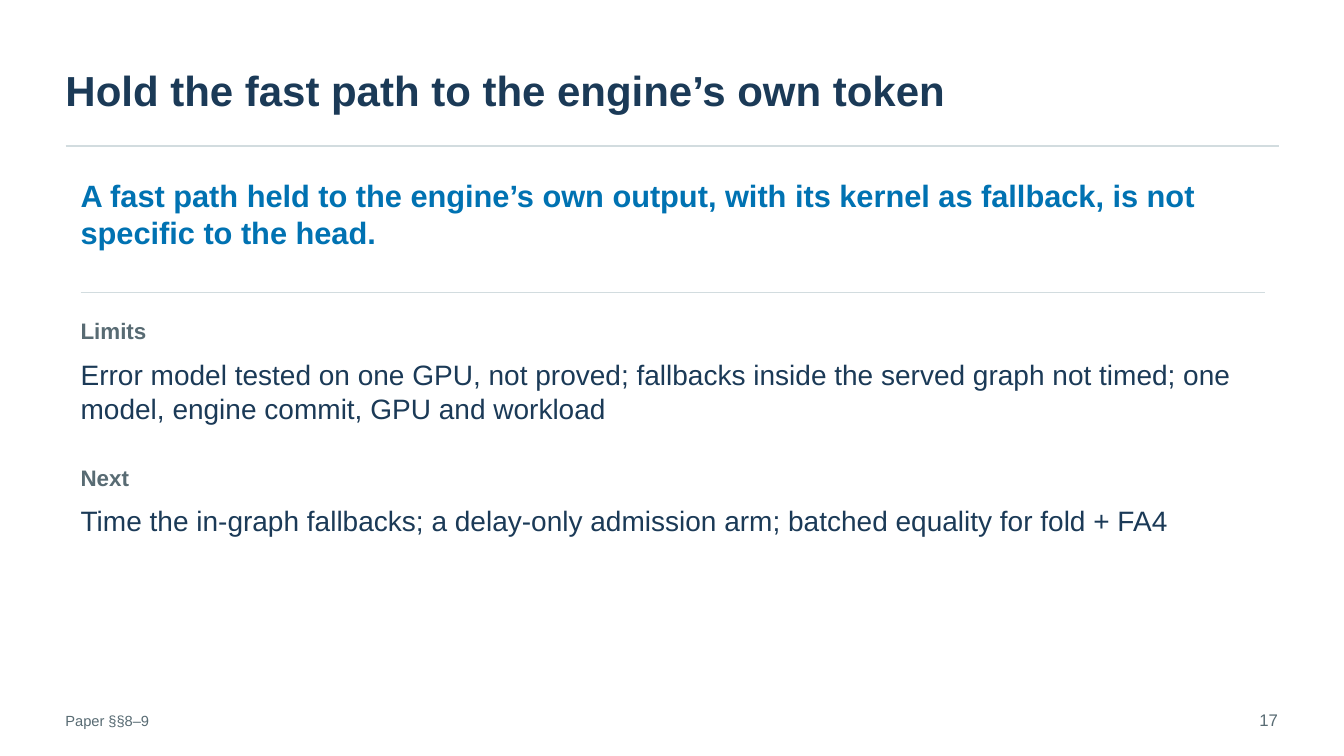
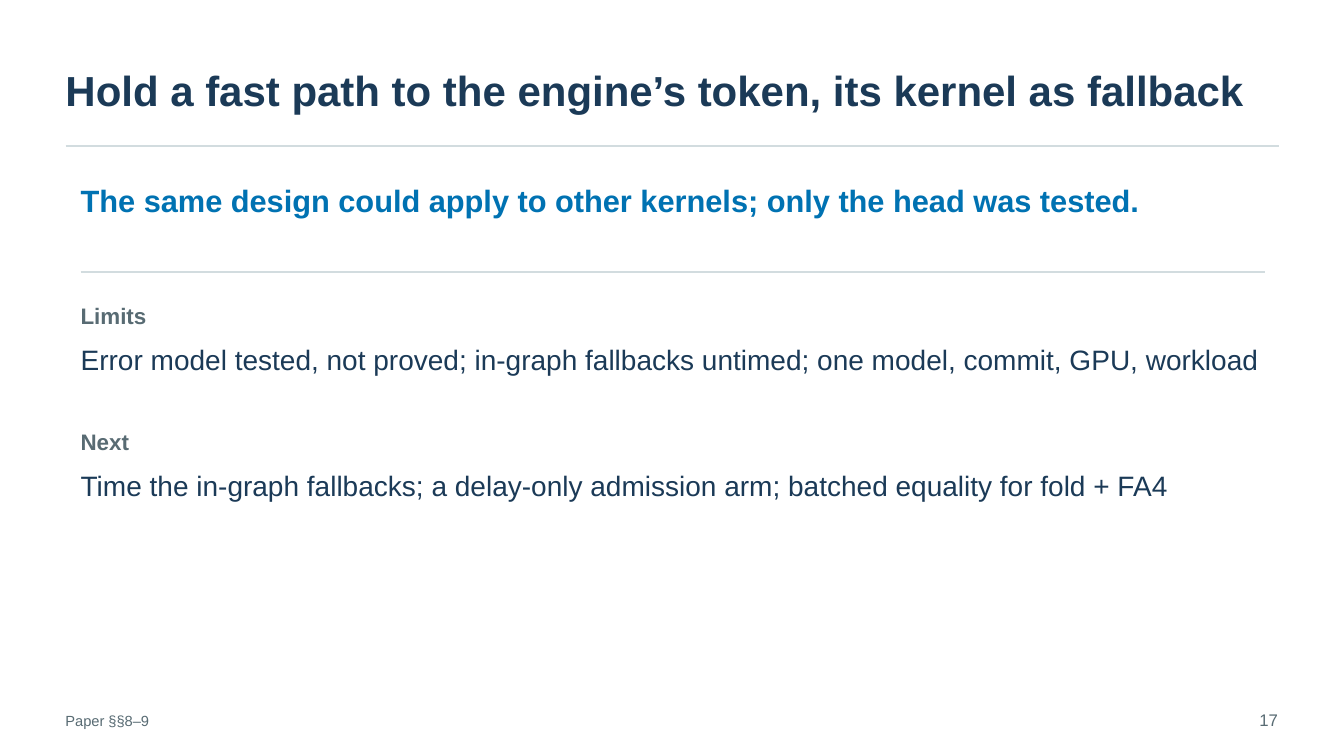
Before and after one commit to SamMausberg/verified-progress, a slide deck: slide 17 of presentation/verifier_paper_talk.pptx. Drawn at 1344x756 pixels with LibreOffice and Linux fonts; fonts in the diff are those of the drawing. Boxes give left, top, right and bottom in pixels: in the first picture for what was removed or moved away, otherwise in the second. Text is boxed around its words. In the diff, an @@ line names an element or a change of style, - is before the commit and + after.

Commit message:
Talk slides: rebuild against the paper on main (1c19cd5)
Every number is checked against the merged paper and evidence at 1c19cd5:
16-token DFlash's certified head at one request is 1.013 (+1.3%), the
check-mode counts are checked positions, and backbone routing at c = 1
is 1.034. The closing slide now says what the Conclusion says: the same
design could apply to other kernels; only the head was tested.

Layout fixes from the review of the previous version: label collisions
on slides 4, 10, 11 and B12, one ink label for both DFlash arms on slide
15, the scope of transport's skip on slide 12, "below its declared
range" on slide 14, and one line per statement on slides 7, 14, 16 and
17. The README names 1c19cd5 as the commit the deck reflects.

```diff
--- a/presentation/verifier_paper_talk.pptx
+++ b/presentation/verifier_paper_talk.pptx
@@ text at (65,75,1243,114): text changed @@
-Hold the fast path to the engine’s own token
+Hold a fast path to the engine’s token, its kernel as fallback
@@ text at (81,189,1139,217): text changed @@
-A fast path held to the engine’s own output, with its kernel as fallback, is not specific to the head.
+The same design could apply to other kernels; only the head was tested.
@@ line moved from (81, 292) - (1265, 292) to (81, 272) - (1265, 272) @@
@@ text "Limits": place and size @@
-text "Limits" at (81,323,147,339)
+text "Limits" at (81,308,147,324)
@@ text at (81,349,1258,375): text changed @@
-Error model tested on one GPU, not proved; fallbacks inside the served graph not timed; one model, engine commit, GPU and workload
+Error model tested, not proved; in-graph fallbacks untimed; one model, commit, GPU, workload
@@ text "Next": place and size @@
-text "Next" at (81,470,129,486)
+text "Next" at (81,434,129,450)
@@ text "Time the in-graph fallbacks; a ...": place and size @@
-text "Time the in-graph fallbacks; a ..." at (81,510,1167,537)
+text "Time the in-graph fallbacks; a ..." at (81,475,1167,501)
```
Also in this commit, not shown: 13 other slides changed, 2 other files.
